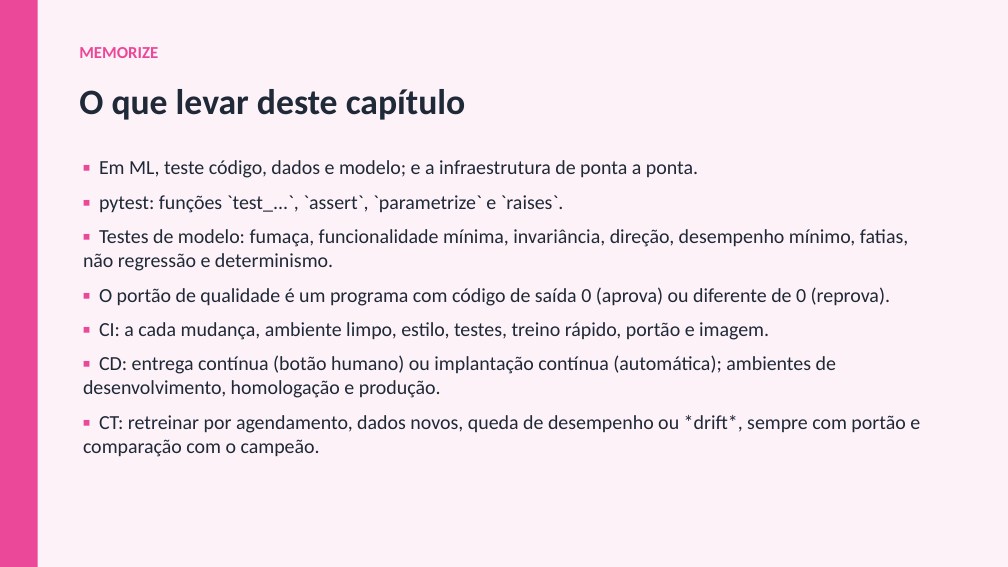
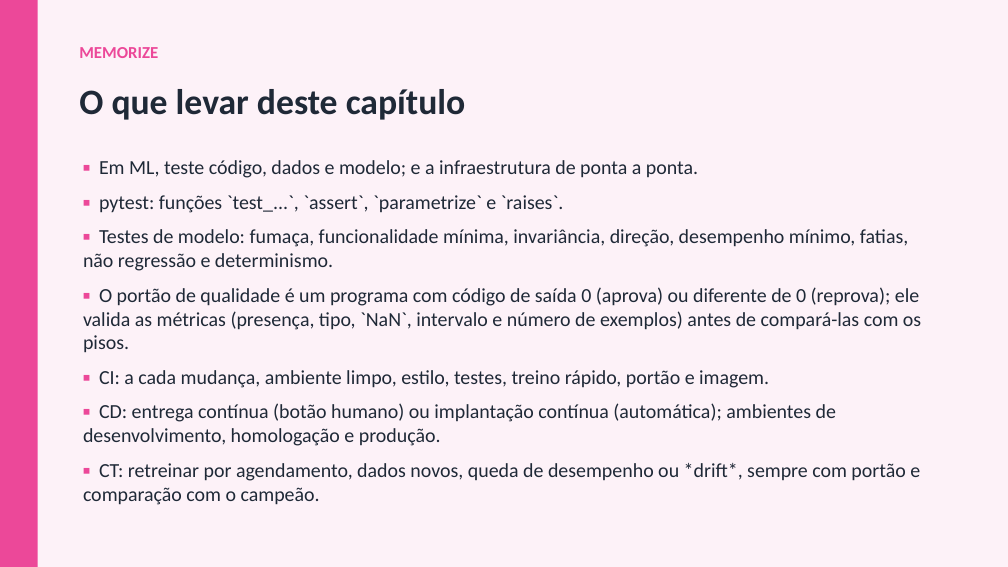
Before and after one commit to arakenmedeiros/claude, a slide deck: slide 19 of mlops/slides/Cap08_Testes_e_CI_CD_para_Machine_Learning.pptx. Drawn at 1008x567 pixels with LibreOffice and Linux fonts; fonts in the diff are those of the drawing. Boxes give left, top, right and bottom in pixels: in the first picture for what was removed or moved away, otherwise in the second. Text is boxed around its words. In the diff, an @@ line names an element or a change of style, - is before the commit and + after.

```diff
--- a/mlops/slides/Cap08_Testes_e_CI_CD_para_Machine_Learning.pptx
+++ b/mlops/slides/Cap08_Testes_e_CI_CD_para_Machine_Learning.pptx
@@ text at (83, 287, 921, 353): text changed @@
-▪ O portão de qualidade é um programa com código de saída 0 (aprova) ou diferente de 0 (reprova).
+▪ O portão de qualidade é um programa com código de saída 0 (aprova) ou diferente de 0 (reprova); ele valida as métricas (presença, tipo, `NaN`, intervalo e número de exemplos) antes de compará-las com os pisos.
```
Also in this commit, not shown: 1 other slide changed, 19 other files.
